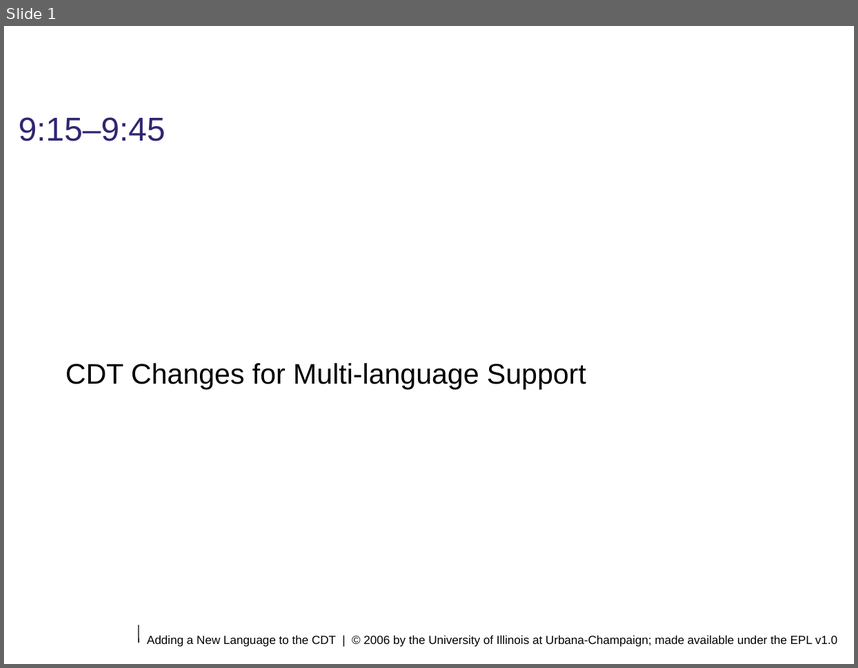
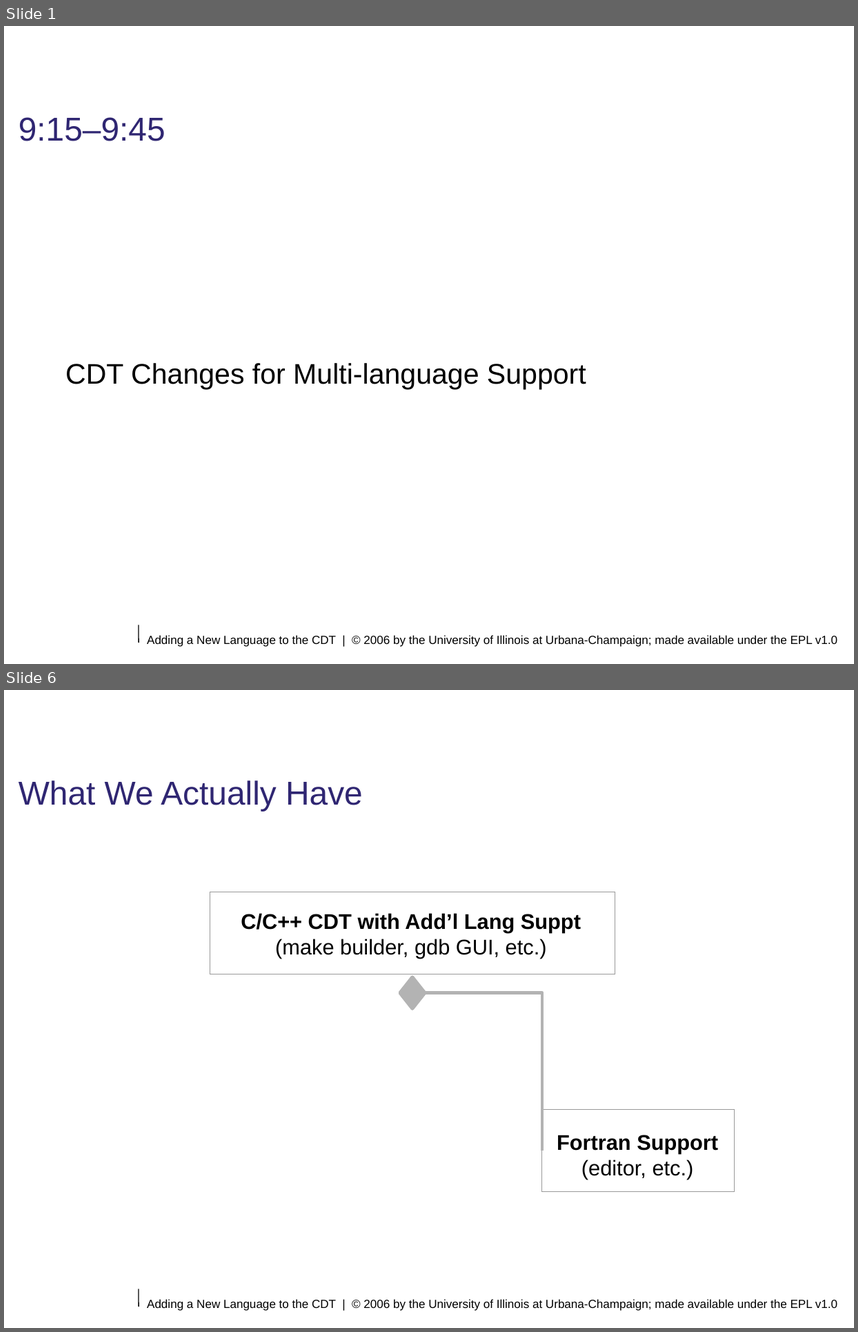
Before and after one commit to eclipse-ptp/ptp.photran, a slide deck: org.eclipse.photran-dev-docs/eclipsecon-2006/cdt-changes-for-multilanguage-support.odp. Shown one above the other, each under a label of ours: slide 1 before the commit, slides 1 and 6 after it; the slides between them are not shown. The pictures are 858x668 and 858x1332 pixels, drawn with LibreOffice and Linux fonts; fonts in the diff are those of the drawing; background and template pictures are left out. Boxes give left, top, right and bottom in pixels: in the first picture for what was removed or moved away, otherwise in the second. Text is boxed around its words. In the diff, an @@ line names an element or a change of style, - is before the commit and + after.

```diff
--- a/org.eclipse.photran-dev-docs/eclipsecon-2006/cdt-changes-for-multilanguage-support.odp
+++ b/org.eclipse.photran-dev-docs/eclipsecon-2006/cdt-changes-for-multilanguage-support.odp
@@ slide 6 added at (x1=4, y1=690, x2=854, y2=1328), background #FFFFFF; not listed: 2 template elements that a slide beside it also shows @@
@@ title added at (x1=18, y1=780, x2=363, y2=811), 28 pt, text #2F2672 @@
+What We Actually Have
@@ rectangle added at (x1=210, y1=892, x2=615, y2=975), fill #FFFFFF at 50% opacity, outline #999999 0 pt @@
@@ text added at (x1=241, y1=913, x2=581, y2=958), 18 pt, text #000000, bold @@
+C/C++ CDT with Add’l Lang Suppt
+(make builder, gdb GUI, etc.)
@@ freeform shape added at (x1=400, y1=977, x2=425, y2=1009), fill #B3B3B3, outline #B3B3B3 2.89 pt @@
@@ elbow line added from (425, 993) to (542, 1150), #B3B3B3 2.89 pt @@
@@ rectangle added at (x1=542, y1=1109, x2=734, y2=1192), fill #FFFFFF at 50% opacity, outline #999999 0 pt @@
@@ text added at (x1=557, y1=1134, x2=718, y2=1179), 18 pt, text #000000, bold @@
+Fortran Support
+(editor, etc.)
```
Also in this commit, not shown: 20 other slides added.
